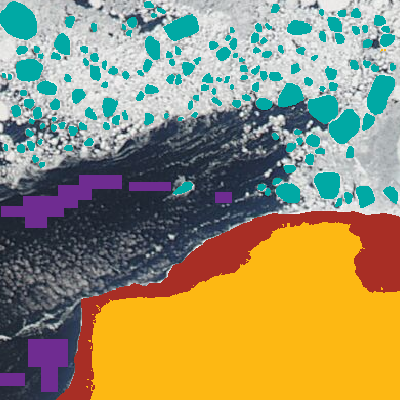
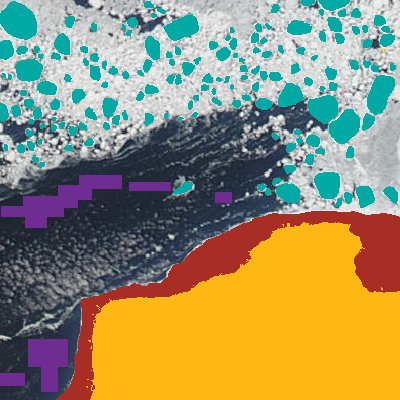
Before/after of a 400 x 400 layered artwork. What changed in the layer stack:
painted on "ice floes" (2nd of 2) over (0, 0, 350, 122)
